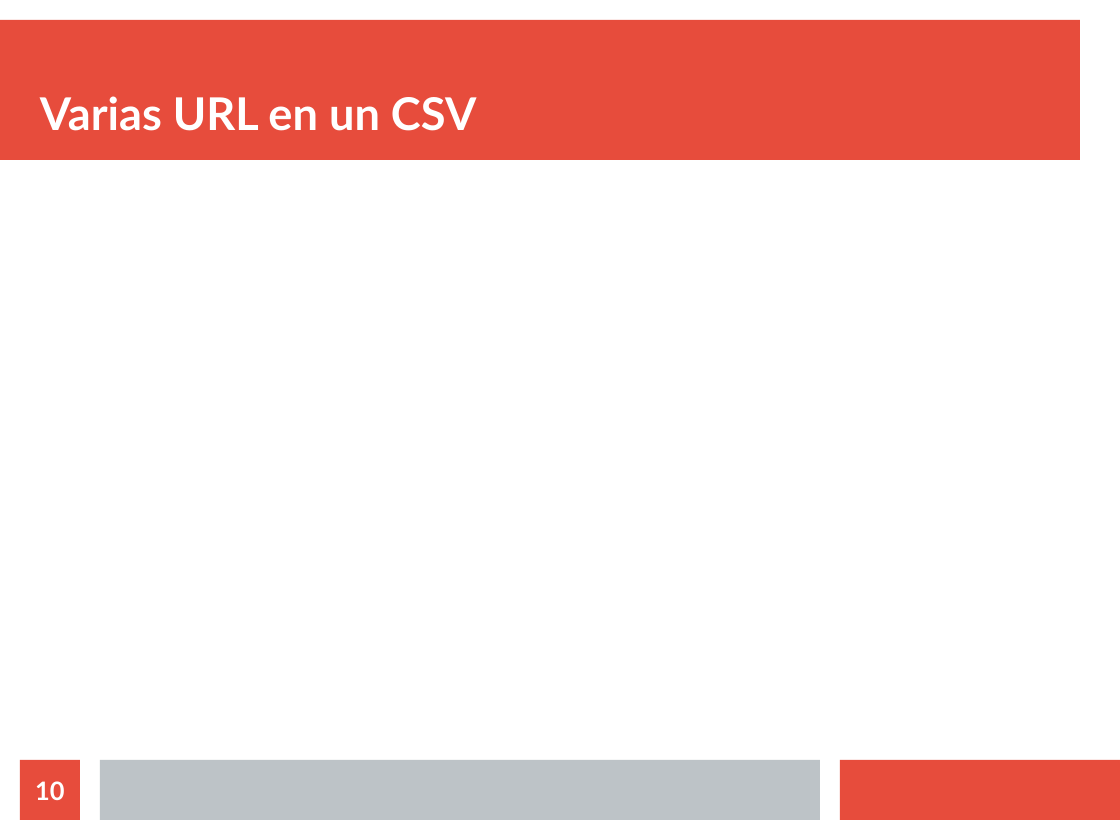
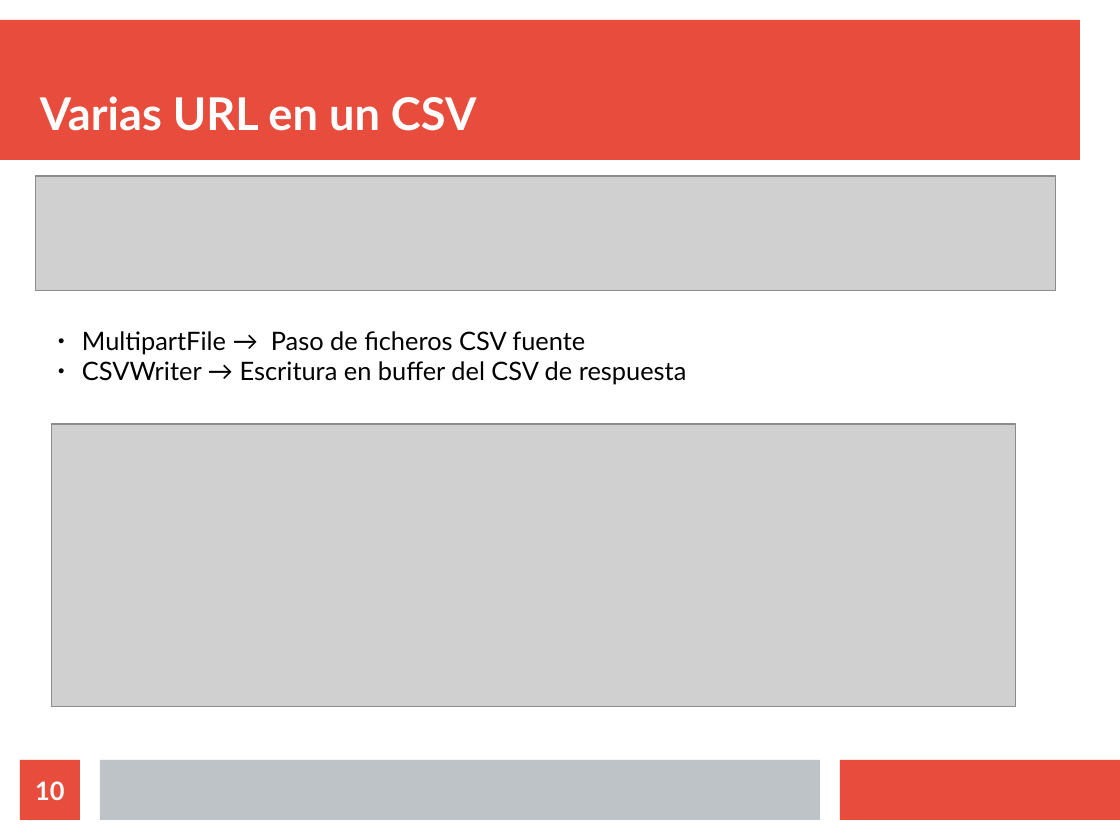
Before and after one commit to EduardoGimeno/Ingenieria-Web, a slide deck: slide 10 of Documentacion/Presentacion/presentacion.odp. Drawn at 1120x840 pixels with LibreOffice and Linux fonts; fonts in the diff are those of the drawing; grey boxes stand for pictures. Boxes give left, top, right and bottom in pixels: in the first picture for what was removed or moved away, otherwise in the second. Text is boxed around its words. In the diff, an @@ line names an element or a change of style, - is before the commit and + after.

Commit message:
CSV added to presentation

```diff
--- a/Documentacion/Presentacion/presentacion.odp
+++ b/Documentacion/Presentacion/presentacion.odp
@@ picture added at box(36, 176, 1056, 291) @@
@@ text added at box(82, 331, 687, 385), 18 pt, text #000000 @@
+● MultipartFile → Paso de ficheros CSV fuente
+● CSVWriter → Escritura en buffer del CSV de respuesta
@@ picture added at box(52, 424, 1016, 706) @@
```
Also in this commit, not shown: 1 other slide changed, 2 other files.
